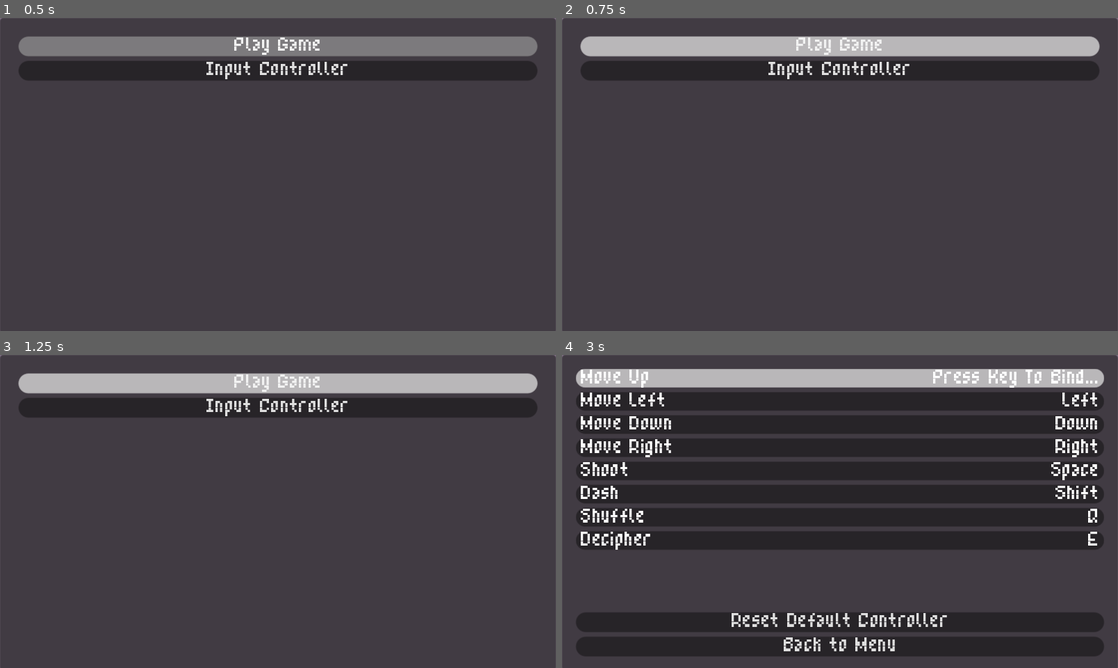
Above: before the commit, frames 1-4 (two rows, left to right).
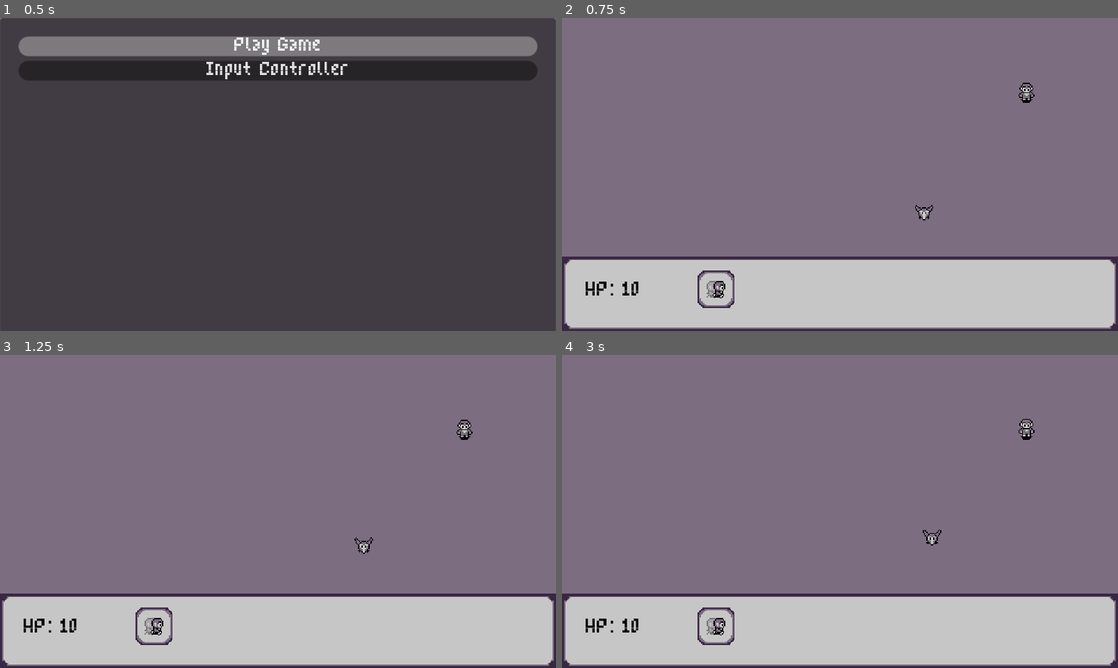
Above: after the commit, the same moments.

Repository: SantiagoBoscan07/Project-Cypher
Game: Godot game, scene res://Scenes/Menu/menu.tscn
Same seed, same stepped clock (60 frames per second), same inputs: the game is played once before the commit and once after it.
Inputs (mouse positions are in pixels of both pictures, inside the frame that each line leads up to):
- Up to frame 1 (0.5 s): no input
- Up to frame 2 (0.75 s): click "Play Game" at 0.5 s
- Up to frame 3 (1.25 s): no input
- Up to frame 4 (3 s): click (840, 383) at 1.25 s, where only the run before the commit has a clickable "Play Game"; click (840, 408) at 2 s, where only the run before the commit has a clickable "Input Controller"; click (840, 376) at 2.77 s

Frame 1 is identical in both runs. In frame 2, 98% of the frame differs, in the area x 0-100%, y 0-100%; in frame 3, 98%; in frame 4, 98%.

Commit message:
Revert "Merge pull request #12 from SantiagoBoscan07/SIgnalState"
This reverts commit d18c36ab38dfed2d21c12a8f71c2c1aac6e6def0, reversing
changes made to 5907dd6c47238a94cda64243ffdcb6f01231c738.

Diff:
--- a/project-cypher/Scenes/Test/test.tscn
+++ b/project-cypher/Scenes/Test/test.tscn
@@ -1,8 +1,4 @@
-
-[gd_scene load_steps=11 format=3 uid="uid://b2itxdgu752kd"]
-
 [gd_scene load_steps=12 format=3 uid="uid://b2itxdgu752kd"]
-
 
 [ext_resource type="PackedScene" uid="uid://cls6xfv5lmsj6" path="res://Scenes/Player/player.tscn" id="1_bn2ie"]
 [ext_resource type="Script" path="res://Scripts/Debug/PowerUpTest.gd" id="2_8j84a"]
@@ -13,12 +9,8 @@
 [ext_resource type="FontFile" uid="uid://b5w4bpcpnvqoj" path="res://Misc/LowGothic_8x10_Regular.ttf" id="6_r5akh"]
 [ext_resource type="Texture2D" uid="uid://b41ppccw6ere3" path="res://Sprites/UI/In-Game UI.png" id="8_geoi4"]
 [ext_resource type="PackedScene" uid="uid://cv48c5g84owhq" path="res://Scenes/Menu/dashPanel.tscn" id="9_0jqbi"]
-
-[ext_resource type="Script" path="res://Scripts/signalImplementation.gd" id="10_yf67l"]
-
 [ext_resource type="Script" path="res://Scripts/ImplementationCode.gd" id="10_hnctj"]
 [ext_resource type="PackedScene" uid="uid://dhkmpvny5c00a" path="res://Scenes/Menu/bar.tscn" id="10_kuo7b"]
-
 
 [node name="Test" type="Node2D"]
 
@@ -108,10 +100,6 @@
 offset_right = 117.477
 offset_bottom = 218.246
 
-
-[node name="Node" type="Node" parent="."]
-script = ExtResource("10_yf67l")
-
 [node name="Bar" parent="UI/Canvas" instance=ExtResource("10_kuo7b")]
 layout_mode = 1
 offset_left = 162.635
@@ -122,7 +110,6 @@
 [node name="Node" type="Node" parent="."]
 script = ExtResource("10_hnctj")
 
-
 [connection signal="pressed" from="Power-Ups Test/Barrier" to="Power-Ups Test" method="_on_barrier_pressed"]
 [connection signal="pressed" from="Power-Ups Test/Clone" to="Power-Ups Test" method="_on_clone_pressed"]
 [connection signal="pressed" from="Power-Ups Test/Projectiles" to="Power-Ups Test" method="_on_projectiles_pressed"]
--- a/project-cypher/Scripts/Globals/Signals.gd
+++ b/project-cypher/Scripts/Globals/Signals.gd
@@ -15,8 +15,3 @@
 signal dashProgress(time: float)
 # Signal used to update progress of dash bar
 signal dashCooldownProgress(time: float)
-# Create signal to switch states
-# We need to define the signal
-signal state_changed(new_state: String)
-
-# State Variable
--- a/project-cypher/Scripts/signalImplementation.gd
+++ /dev/null
@@ -1,19 +0,0 @@
-extends Node
-var current_state: String ="state1"
-
-#Connect this script to the signal you created
-# Create function that emits that signal
-# Called when the node enters the scene tree for the first time.
-func _ready() -> void:
-	Signals.connect("state_changed", test)
-	test2()
-
-
-# Called every frame. 'delta' is the elapsed time since the previous frame.
-func _process(delta: float) -> void:
-	pass
-func test():
-	print("hello")
-
-func test2():
-	Signals.emit_signal("state_changed")
